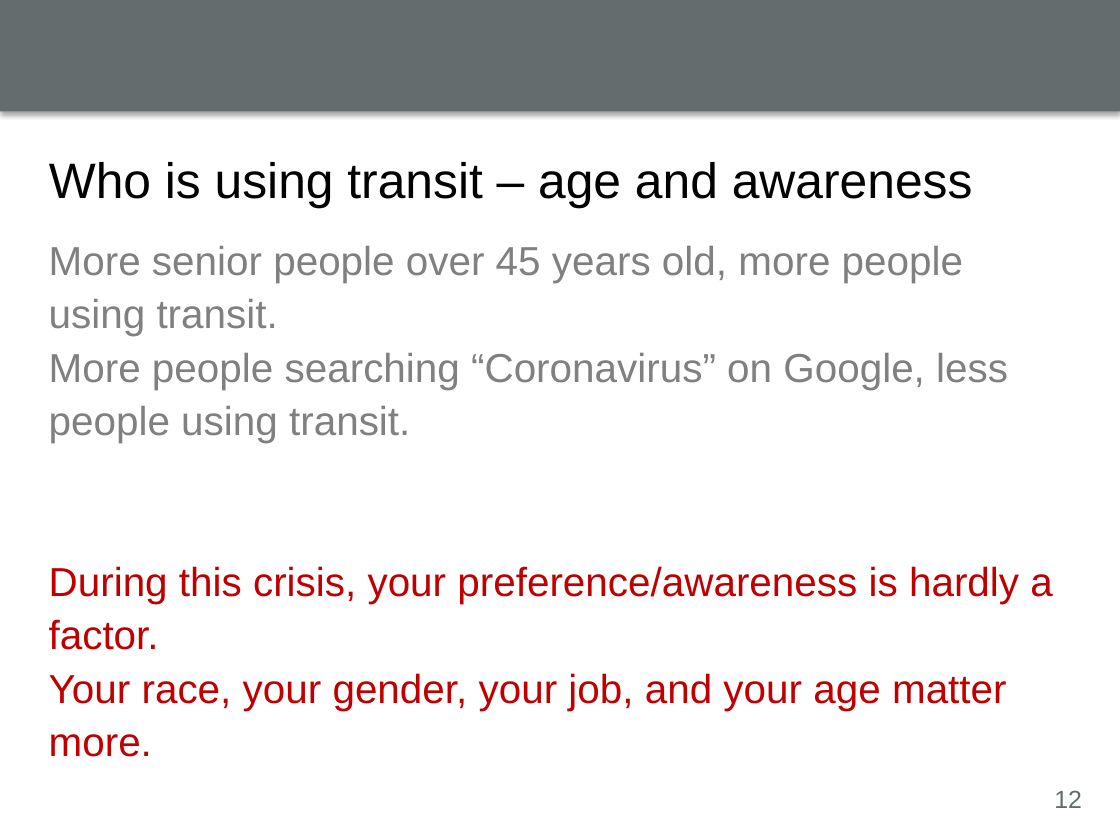
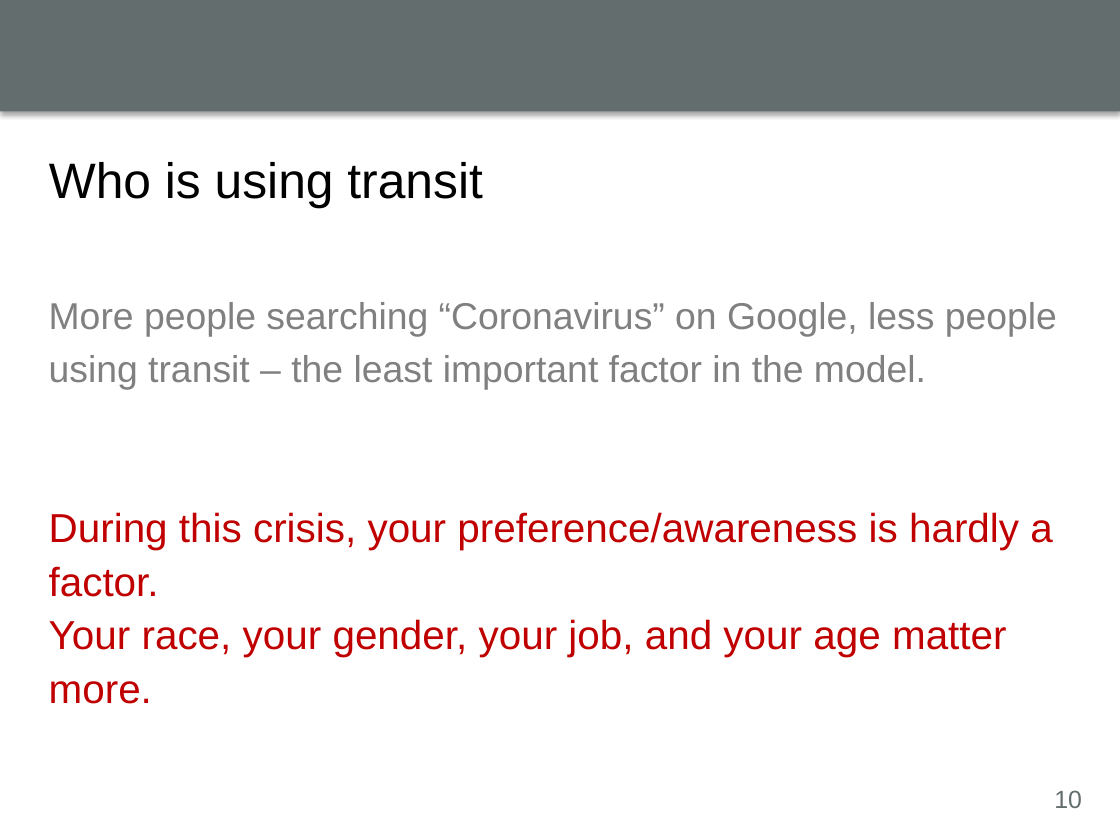
Before and after one commit to luyuliu/COVID-Transit-Demand, a slide deck: slide 10 of doc/lightning_talk.pptx (slide 12 before the commit). Drawn at 1120x840 pixels with LibreOffice and Linux fonts; fonts in the diff are those of the drawing; background and template pictures are left out. Boxes give left, top, right and bottom in pixels: in the first picture for what was removed or moved away, otherwise in the second. Text is boxed around its words. In the diff, an @@ line names an element or a change of style, - is before the commit and + after.

```diff
--- a/doc/lightning_talk.pptx
+++ b/doc/lightning_talk.pptx
@@ title at (x1=49, y1=162, x2=482, y2=209): text changed @@
-Who is using transit – age and awareness
+Who is using transit
@@ text at (x1=49, y1=302, x2=1057, y2=390): text changed; size 26 to 24 pt @@
-More senior people over 45 years old, more people using transit.
-More people searching “Coronavirus” on Google, less people using transit.
+More people searching “Coronavirus” on Google, less people using transit – the least important factor in the model.
@@ page number at (x1=1054, y1=790, x2=1082, y2=808): text changed @@
-12
+10
```
Also in this commit, not shown: 1 other slide changed, 2 slides removed.
